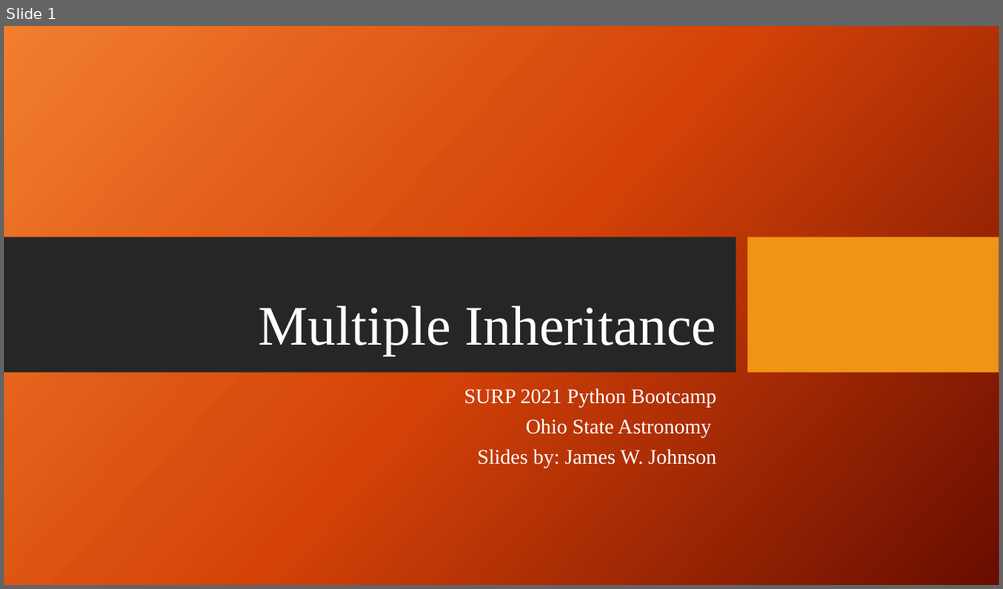
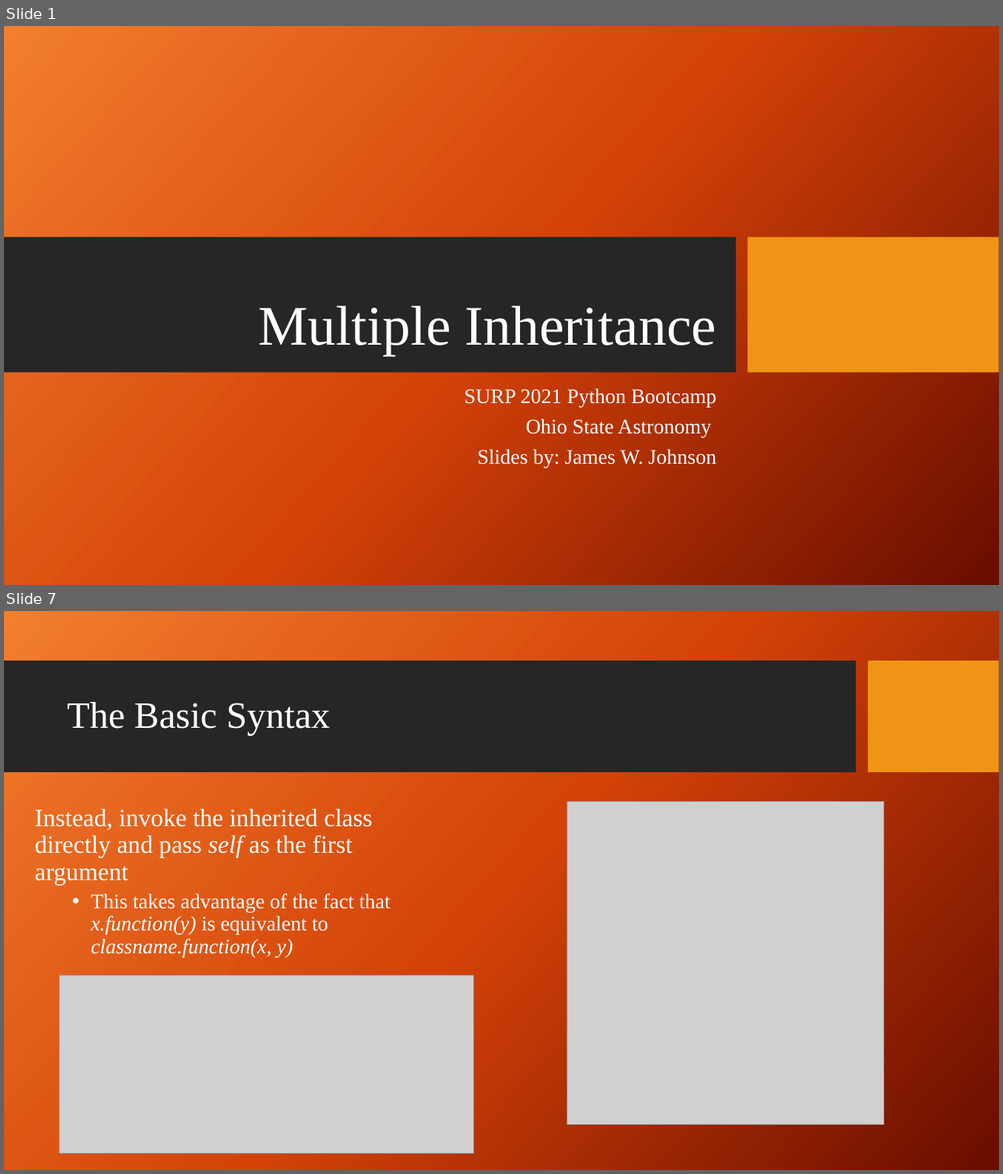
Before and after one commit to giganano/PythonBootcamp, a slide deck: slides/multiple_inheritance.pptx. Shown one above the other, each under a label of ours: slide 1 before the commit, slides 1 and 7 after it; the slides between them are not shown. The pictures are 1003x589 and 1003x1174 pixels, drawn with LibreOffice and Linux fonts; fonts in the diff are those of the drawing; grey boxes stand for pictures; background and template pictures are left out. Boxes give left, top, right and bottom in pixels: in the first picture for what was removed or moved away, otherwise in the second. Text is boxed around its words. In the diff, an @@ line names an element or a change of style, - is before the commit and + after.

```diff
--- a/slides/multiple_inheritance.pptx
+++ b/slides/multiple_inheritance.pptx
@@ slide 7 added at box(4, 611, 999, 1170), background picture (left out) @@
@@ rectangle added at box(4, 661, 855, 773), fill #262626 @@
@@ rectangle added at box(868, 661, 999, 773), fill #F09415 @@
@@ title added at box(67, 702, 330, 736), 36 pt, text #FFFFFF @@
+The Basic Syntax
@@ text added at box(35, 809, 390, 957), 20 pt, text #FFFFFF @@
+Instead, invoke the inherited class directly and pass self as the first argument
+  • This takes advantage of the fact that x.function(y) is equivalent to classname.function(x, y)
@@ picture added at box(566, 802, 884, 1126) @@
@@ picture added at box(60, 975, 473, 1153) @@
```
Also in this commit, not shown: 5 slides changed, 6 other slides added, 4 slides removed.
